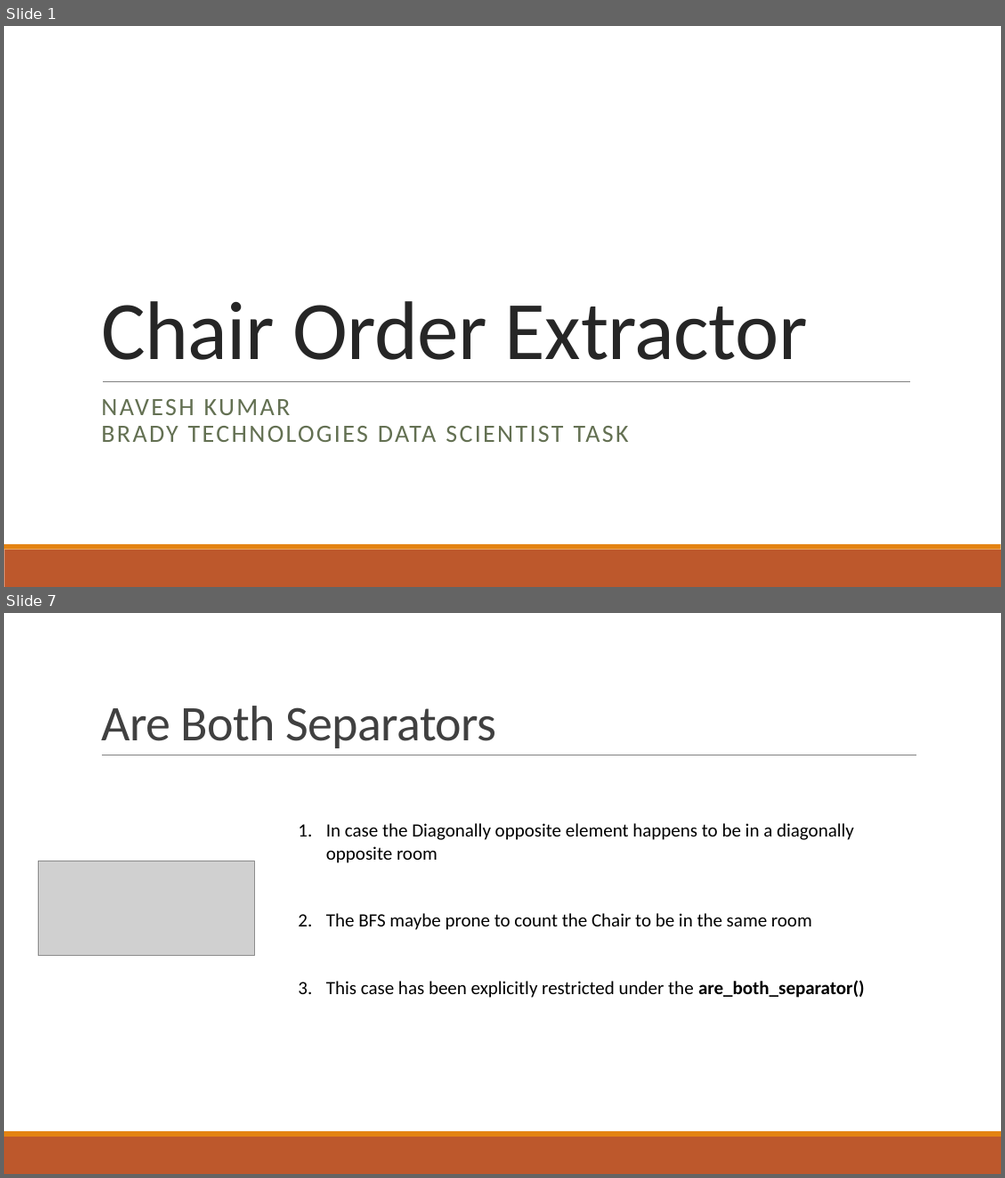
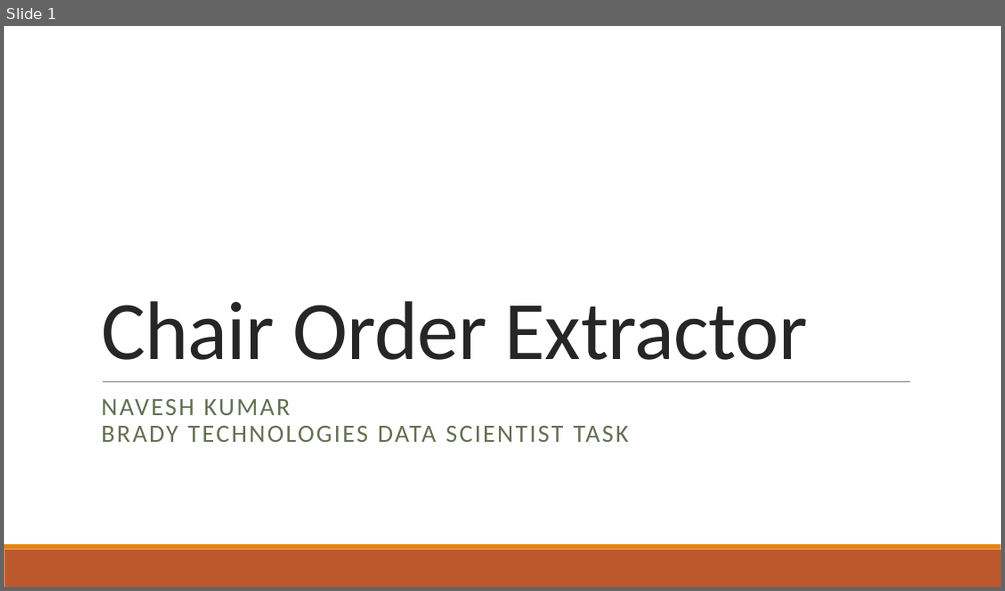
Before and after one commit to naveshkumar/bfs, a slide deck: solutionNaveshKumarDataScientist.pptx. Shown one above the other, each under a label of ours: slides 1 and 7 before the commit, slide 1 after it; the slides between them are not shown. The pictures are 1005x1178 and 1005x591 pixels, drawn with LibreOffice and Linux fonts; fonts in the diff are those of the drawing; grey boxes stand for pictures. Boxes give left, top, right and bottom in pixels: in the first picture for what was removed or moved away, otherwise in the second. Text is boxed around its words. In the diff, an @@ line names an element or a change of style, - is before the commit and + after.

```diff
--- a/solutionNaveshKumarDataScientist.pptx
+++ b/solutionNaveshKumarDataScientist.pptx
@@ slide 7 removed at bbox=[4, 613, 1001, 1174], background #FFFFFF; not listed: 2 template elements that a slide beside it also shows @@
@@ title removed at bbox=[101, 706, 496, 748] @@
-Are Both Separators
@@ line removed from (102, 755) to (917, 755) @@
@@ text removed at bbox=[326, 823, 865, 997] @@
-1. In case the Diagonally opposite element happens to be in a diagonally opposite room
-2. The BFS maybe prone to count the Chair to be in the same room
-3. This case has been explicitly restricted under the are_both_separator()
@@ picture removed at bbox=[39, 860, 254, 956] @@
```
Also in this commit, not shown: 6 slides changed, 1 slide added, 3 other files.
